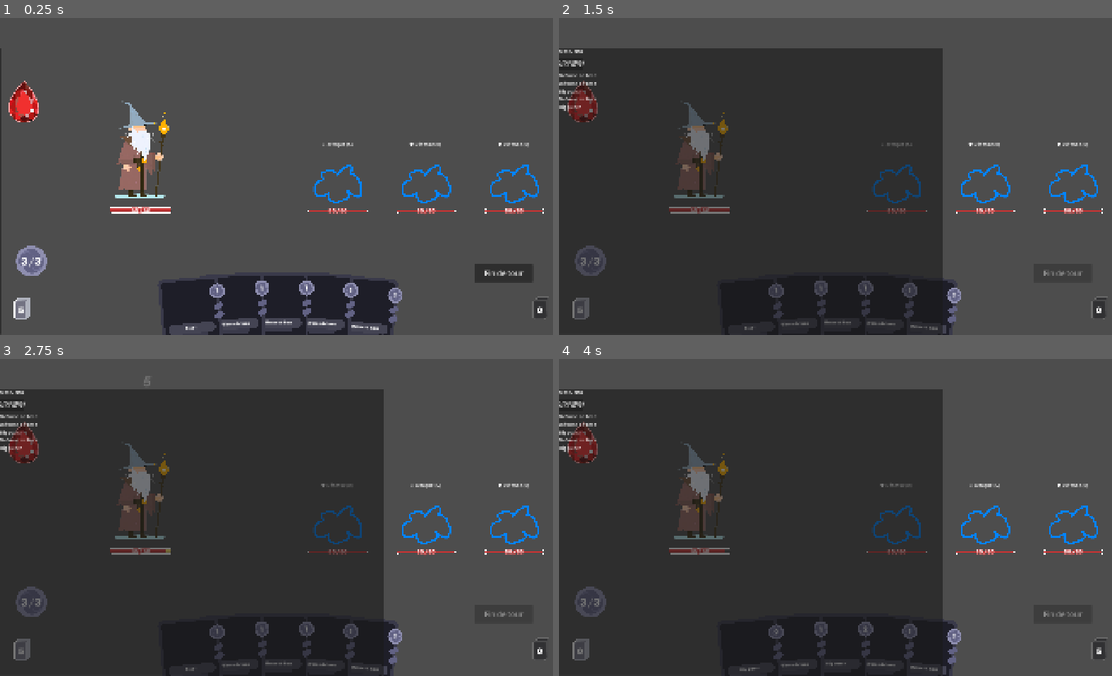
Above: before the commit, frames 1-4 (two rows, left to right).
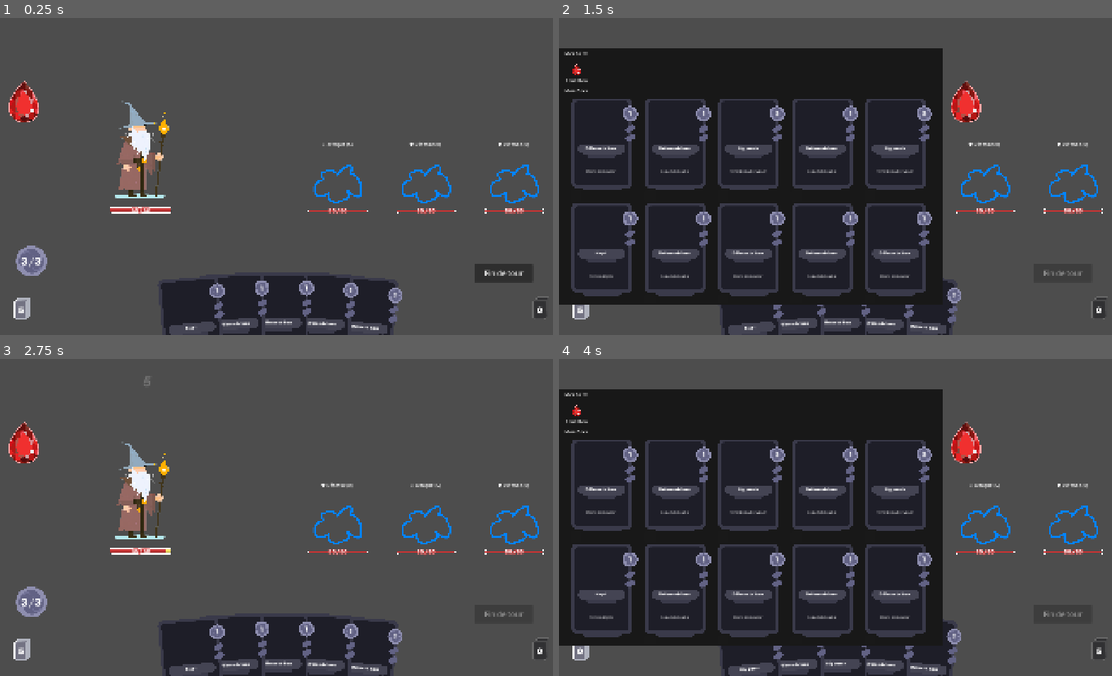
Above: after the commit, the same moments.

Repository: Elehos/jeu_de_bouboules
Game: Godot game, scene res://scenes/combat/combat.tscn
The game is run twice, just before and just after one commit, with the same random seed, the same clock (stepped at 60 frames per second) and the same inputs.
Inputs (mouse positions are in pixels of both pictures, inside the frame that each line leads up to; where the layout moved, square brackets give the same spot in the first picture):
- Up to frame 1 (0.25 s): no input
- Up to frame 2 (1.5 s): click (581, 100) at 0.5 s; click "Fin de tour" at 1.25 s
- Up to frame 3 (2.75 s): click (409, 441) [22, 441] at 2 s
- Up to frame 4 (4 s): click (581, 441) at 2.75 s; click "Fin de tour" at 3.5 s

The runs differ from the first frame. In frame 1, 0.2% of the frame differs, in the area x 0-1%, y 9-100%; in frame 2, 17%; in frame 3, 57%, in the area x 0-70%, y 9-100%; in frame 4, 17%.

Commit message:
geeeemmssss

Diff:
--- a/ressourcesGems/ruby1.tres
+++ b/ressourcesGems/ruby1.tres
@@ -1,10 +1,12 @@
 [gd_resource type="Resource" script_class="GemData" format=3 uid="uid://cdytd8w6xkwf8"]
 
+[ext_resource type="Texture2D" uid="uid://b8dv2gfc27ph1" path="res://assets/gems/ruby.png" id="1_4ncwd"]
 [ext_resource type="Script" uid="uid://b02w7737ctf1b" path="res://script/gems/GemData.gd" id="1_cqv3y"]
 
 [resource]
 script = ExtResource("1_cqv3y")
 gem_name = "Small Ruby"
 description = "Attack +2"
+icon = ExtResource("1_4ncwd")
 damage_bonus = 2
 metadata/_custom_type_script = "uid://b02w7737ctf1b"
--- a/scenes/combat/combat.tscn
+++ b/scenes/combat/combat.tscn
@@ -36,6 +36,9 @@
 [sub_resource type="RectangleShape2D" id="RectangleShape2D_ckr0i"]
 size = Vector2(276, 391)
 
+[sub_resource type="StyleBoxFlat" id="StyleBoxFlat_oxr7k"]
+bg_color = Color(0.09620472, 0.09620475, 0.09620469, 1)
+
 [node name="Combat" type="Node2D" unique_id=1943509951]
 script = ExtResource("1_4voa6")
 enemy_scene = ExtResource("2_gwckk")
@@ -273,27 +276,33 @@
 theme_override_fonts/font = ExtResource("19_akrri")
 theme_override_font_sizes/font_size = 39
 
-[node name="GemBagButton" type="TextureButton" parent="UI" unique_id=121839318]
-offset_left = 28.0
-offset_top = 213.0
-offset_right = 238.0
-offset_bottom = 503.0
-scale = Vector2(0.5, 0.5)
-texture_normal = ExtResource("26_xsobv")
-
 [node name="GemBagPanel" type="Panel" parent="UI" unique_id=1109758043]
 offset_left = -1304.0
 offset_top = 102.0
-offset_bottom = 1078.0
+offset_bottom = 977.0
+theme_override_styles/panel = SubResource("StyleBoxFlat_oxr7k")
 script = ExtResource("27_5gaff")
 gem_icon_scene = ExtResource("28_a2dhc")
 card_row_scene = ExtResource("29_oxr7k")
+
+[node name="GemBagButton" type="TextureButton" parent="UI/GemBagPanel" unique_id=121839318]
+layout_mode = 0
+offset_left = 1332.0
+offset_top = 111.0
+offset_right = 1542.0
+offset_bottom = 401.0
+scale = Vector2(0.5, 0.5)
+texture_normal = ExtResource("26_xsobv")
 
 [node name="Content" type="VBoxContainer" parent="UI/GemBagPanel" unique_id=984067812]
 layout_mode = 1
 anchors_preset = 15
 anchor_right = 1.0
 anchor_bottom = 1.0
+offset_left = 20.0
+offset_top = 20.0
+offset_right = -4.0
+offset_bottom = -20.0
 grow_horizontal = 2
 grow_vertical = 2
 theme_override_constants/separation = 12
@@ -310,8 +319,13 @@
 text = "Mon Deck"
 
 [node name="DeckScroll" type="ScrollContainer" parent="UI/GemBagPanel/Content" unique_id=680636174]
-custom_minimum_size = Vector2(0, 400)
-layout_mode = 2
-
-[node name="DeckList" type="VBoxContainer" parent="UI/GemBagPanel/Content/DeckScroll" unique_id=1606764037]
-layout_mode = 2
+custom_minimum_size = Vector2(0, 700)
+layout_mode = 2
+horizontal_scroll_mode = 0
+
+[node name="DeckList" type="HFlowContainer" parent="UI/GemBagPanel/Content/DeckScroll" unique_id=664889065]
+custom_minimum_size = Vector2(1280, 0)
+layout_mode = 2
+theme_override_constants/h_separation = 10
+theme_override_constants/v_separation = 40
+alignment = 1
--- a/scenes/gems/card_gem_slot_row.tscn
+++ b/scenes/gems/card_gem_slot_row.tscn
@@ -1,12 +1,32 @@
 [gd_scene format=3 uid="uid://bgc2demvv24yu"]
 
 [ext_resource type="Script" uid="uid://ds2wwr6rlwocx" path="res://script/gems/CardGemSlotRow.gd" id="1_vdw8s"]
+[ext_resource type="PackedScene" uid="uid://d0g5hjsgl0b2j" path="res://scenes/cards/card.tscn" id="2_x5qge"]
+[ext_resource type="Script" uid="uid://dfgluag3f2y8s" path="res://script/gems/GemSlot.gd" id="3_qsew4"]
 
-[node name="CardGemSlotRow" type="HBoxContainer" unique_id=1193486498]
+[node name="CardGemSlotRow" type="Control" unique_id=1543372900]
+layout_mode = 3
+anchors_preset = 0
 script = ExtResource("1_vdw8s")
-
-[node name="CardNameLabel" type="Label" parent="." unique_id=211277058]
-layout_mode = 2
+card_scene = ExtResource("2_x5qge")
 
 [node name="GemSlot" type="Panel" parent="." unique_id=713245421]
-layout_mode = 2
+layout_mode = 1
+anchors_preset = 2
+anchor_top = 1.0
+anchor_bottom = 1.0
+offset_right = 36.0
+offset_bottom = 36.0
+grow_vertical = 0
+script = ExtResource("3_qsew4")
+
+[node name="EquippedIcon" type="TextureRect" parent="GemSlot" unique_id=1057184229]
+visible = false
+layout_mode = 1
+anchors_preset = 15
+anchor_right = 1.0
+anchor_bottom = 1.0
+grow_horizontal = 2
+grow_vertical = 2
+expand_mode = 1
+stretch_mode = 5
--- a/scenes/gems/gem_icon.tscn
+++ b/scenes/gems/gem_icon.tscn
@@ -3,17 +3,40 @@
 [ext_resource type="Script" uid="uid://bnev4ygutki70" path="res://script/gems/GemIcon.gd" id="1_bs8xs"]
 
 [node name="GemIcon" type="Control" unique_id=866917980]
+custom_minimum_size = Vector2(80, 80)
 layout_mode = 3
 anchors_preset = 0
 script = ExtResource("1_bs8xs")
 
-[node name="Panel" type="Panel" parent="." unique_id=1262222953]
-custom_minimum_size = Vector2(80, 0)
-layout_mode = 0
-offset_right = 40.0
-offset_bottom = 40.0
+[node name="Label" type="Label" parent="." unique_id=1576234064]
+layout_mode = 1
+anchors_preset = 7
+anchor_left = 0.5
+anchor_top = 1.0
+anchor_right = 0.5
+anchor_bottom = 1.0
+offset_left = -20.0
+offset_top = -23.0
+offset_right = 20.0
+grow_horizontal = 2
+grow_vertical = 0
+theme_override_font_sizes/font_size = 14
+horizontal_alignment = 1
+vertical_alignment = 1
 
-[node name="Label" type="Label" parent="." unique_id=1576234064]
-layout_mode = 0
-offset_right = 40.0
-offset_bottom = 23.0
+[node name="Icon" type="TextureRect" parent="." unique_id=1136313285]
+custom_minimum_size = Vector2(40, 40)
+layout_mode = 1
+anchors_preset = 8
+anchor_left = 0.5
+anchor_top = 0.5
+anchor_right = 0.5
+anchor_bottom = 0.5
+offset_left = -20.0
+offset_top = -27.0
+offset_right = 20.0
+offset_bottom = 13.0
+grow_horizontal = 2
+grow_vertical = 2
+expand_mode = 1
+stretch_mode = 5
--- a/script/cards/Hand.gd
+++ b/script/cards/Hand.gd
@@ -25,6 +25,7 @@
 @export var push_falloff_range: int = 3  # nombre de cartes affectées de chaque côté
 
 func _ready() -> void:
+	add_to_group("hand")
 	CombatEvents.player_turn_started.connect(new_turn)
 	CombatEvents.card_played.connect(_on_card_played)
 	DeckManager.setup_deck(deck_data)
@@ -119,3 +120,10 @@
 func set_hovered_card(card: Card) -> void:
 	hovered_card = card
 	_update_hand_layout()
+
+func get_card_data_list() -> Array[CardData]:
+	var result: Array[CardData] = []
+	for card in cards:
+		if is_instance_valid(card) and card.card_data:
+			result.append(card.card_data)
+	return result
--- a/script/combat/CombatManager.gd
+++ b/script/combat/CombatManager.gd
@@ -21,7 +21,7 @@
 @onready var card_list_popup: CardListPopup = $UI/CardListPopup
 @onready var draw_pile_icon: Control = $UI/DrawPileIcon
 @onready var discard_pile_icon: Control = $UI/DiscardPileIcon
-@onready var gem_bag_button: TextureButton = $UI/GemBagButton
+@onready var gem_bag_button: TextureButton = $UI/GemBagPanel/GemBagButton
 @onready var gem_bag: GemBag = $UI/GemBagPanel
 
 var combat_over: bool = false
@@ -38,6 +38,7 @@
 @export var possible_encounters: Array[EncounterData] = []
 var current_encounter: EncounterData
 @export var damage_number_scene: PackedScene  # glisse DamageNumber.tscn dans l'Inspecteur
+
 
 func _ready() -> void:
 	CombatEvents.damage_taken.connect(_on_damage_taken)
--- a/script/gems/CardGemSlotRow.gd
+++ b/script/gems/CardGemSlotRow.gd
@@ -1,14 +1,28 @@
-extends HBoxContainer
+extends Control
 class_name CardGemSlotRow
 
 @export var card_data: CardData
+@export var card_scene: PackedScene
 
-@onready var card_name_label: Label = $CardNameLabel
-@onready var gem_slot: Panel = $GemSlot
+@onready var gem_slot: GemSlot = $GemSlot
+
+var card_instance: Card
 
 func _ready() -> void:
 	update_display()
 
 func update_display() -> void:
-	if card_data:
-		card_name_label.text = card_data.card_name
+	if card_instance:
+		card_instance.queue_free()
+
+	if card_data and card_scene:
+		card_instance = card_scene.instantiate()
+		card_instance.card_data = card_data
+		add_child(card_instance)
+		move_child(card_instance, 0)
+		card_instance.set_interactive(false)
+		custom_minimum_size = card_instance.size
+
+	if gem_slot:
+		gem_slot.card_data = card_data
+		gem_slot.update_display()
--- a/script/gems/GemBag.gd
+++ b/script/gems/GemBag.gd
@@ -1,7 +1,7 @@
 extends Panel
 class_name GemBag
 
-@export var closed_position_x: float = -1300.0
+@export var closed_position_x: float = -1304.0
 @export var open_position_x: float = 0.0
 @export var slide_duration: float = 0.25
 
@@ -9,7 +9,7 @@
 @export var card_row_scene: PackedScene
 
 @onready var gem_list: HFlowContainer = $Content/GemList
-@onready var deck_list: VBoxContainer = $Content/DeckScroll/DeckList
+@onready var deck_list: HFlowContainer = $Content/DeckScroll/DeckList
 
 var is_open: bool = false
 
@@ -47,7 +47,13 @@
 	for child in deck_list.get_children():
 		child.queue_free()
 
-	for card in DeckManager.get_full_deck():
+	var full_deck: Array[CardData] = DeckManager.get_full_deck()
+
+	var hand_node = get_tree().get_first_node_in_group("hand")
+	if hand_node:
+		full_deck += hand_node.get_card_data_list()
+
+	for card in full_deck:
 		var row_instance = card_row_scene.instantiate()
 		row_instance.card_data = card
 		deck_list.add_child(row_instance)
--- a/script/gems/GemData.gd
+++ b/script/gems/GemData.gd
@@ -3,6 +3,6 @@
 
 @export var gem_name: String = ""
 @export var description: String = ""
+@export var icon: Texture2D
 
-# Effet : pour l'instant, juste un bonus de dégâts (le rubis)
 @export var damage_bonus: int = 0
--- a/script/gems/GemIcon.gd
+++ b/script/gems/GemIcon.gd
@@ -4,6 +4,7 @@
 @export var gem_data: GemData
 
 @onready var label: Label = $Label
+@onready var icon: TextureRect = $Icon
 
 func _ready() -> void:
 	update_display()
@@ -11,3 +12,14 @@
 func update_display() -> void:
 	if gem_data:
 		label.text = gem_data.gem_name
+		icon.texture = gem_data.icon
+
+func _get_drag_data(_at_position: Vector2) -> Variant:
+	var preview := TextureRect.new()
+	preview.texture = gem_data.icon
+	preview.custom_minimum_size = Vector2(50, 50)
+	preview.expand_mode = TextureRect.EXPAND_IGNORE_SIZE
+	preview.stretch_mode = TextureRect.STRETCH_KEEP_ASPECT_CENTERED
+	set_drag_preview(preview)
+
+	return {"gem_data": gem_data}
--- /dev/null
+++ b/script/gems/GemSlot.gd
@@ -0,0 +1,26 @@
+extends Panel
+class_name GemSlot
+
+@export var card_data: CardData
+
+@onready var equipped_icon: TextureRect = $EquippedIcon
+
+func _ready() -> void:
+	update_display()
+
+func update_display() -> void:
+	if not equipped_icon:
+		return
+	if card_data and card_data.equipped_gem:
+		equipped_icon.texture = card_data.equipped_gem.icon
+		equipped_icon.visible = true
+	else:
+		equipped_icon.visible = false
+
+func _can_drop_data(_at_position: Vector2, data) -> bool:
+	return typeof(data) == TYPE_DICTIONARY and data.has("gem_data")
+
+func _drop_data(_at_position: Vector2, data) -> void:
+	if card_data:
+		card_data.equipped_gem = data["gem_data"]
+		update_display()
Not shown, added: script/gems/GemSlot.gd.uid
